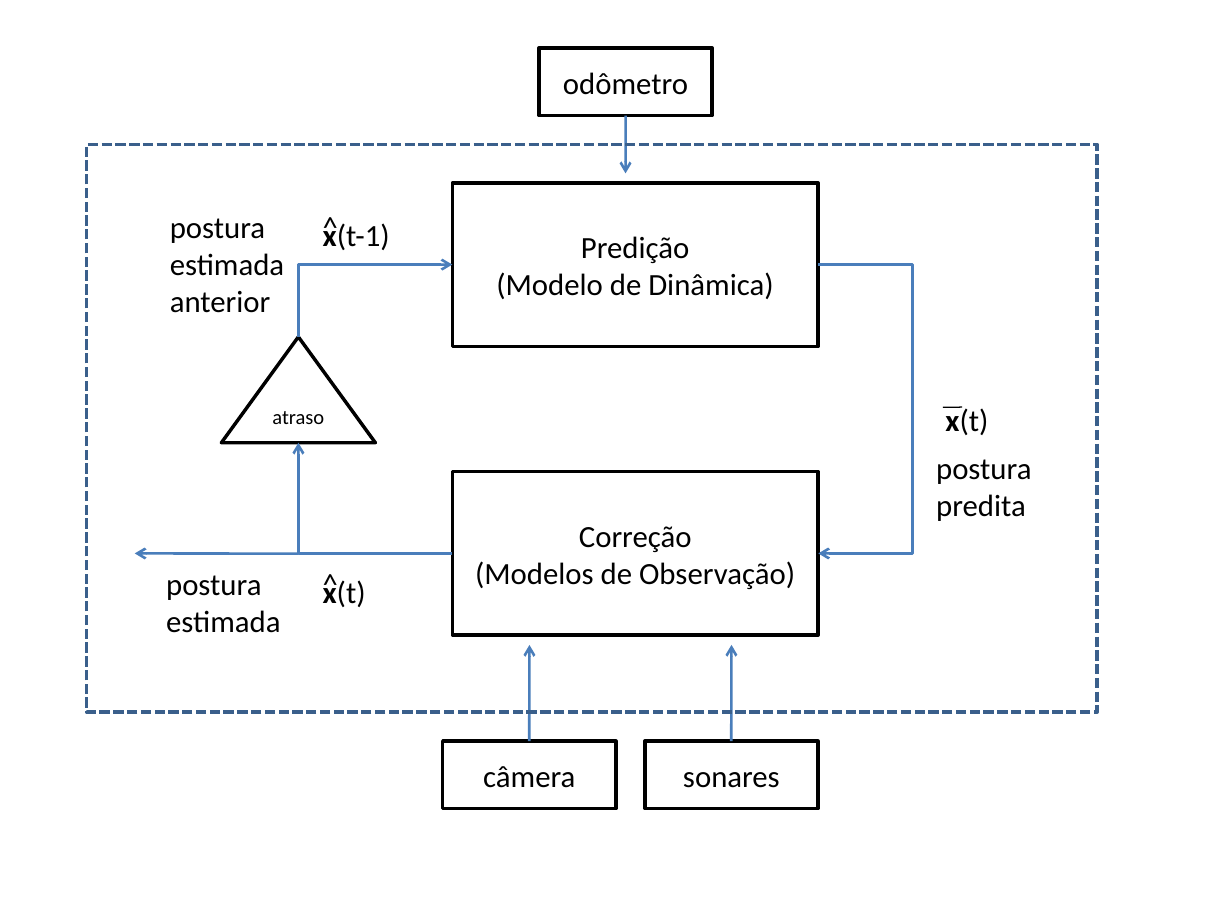
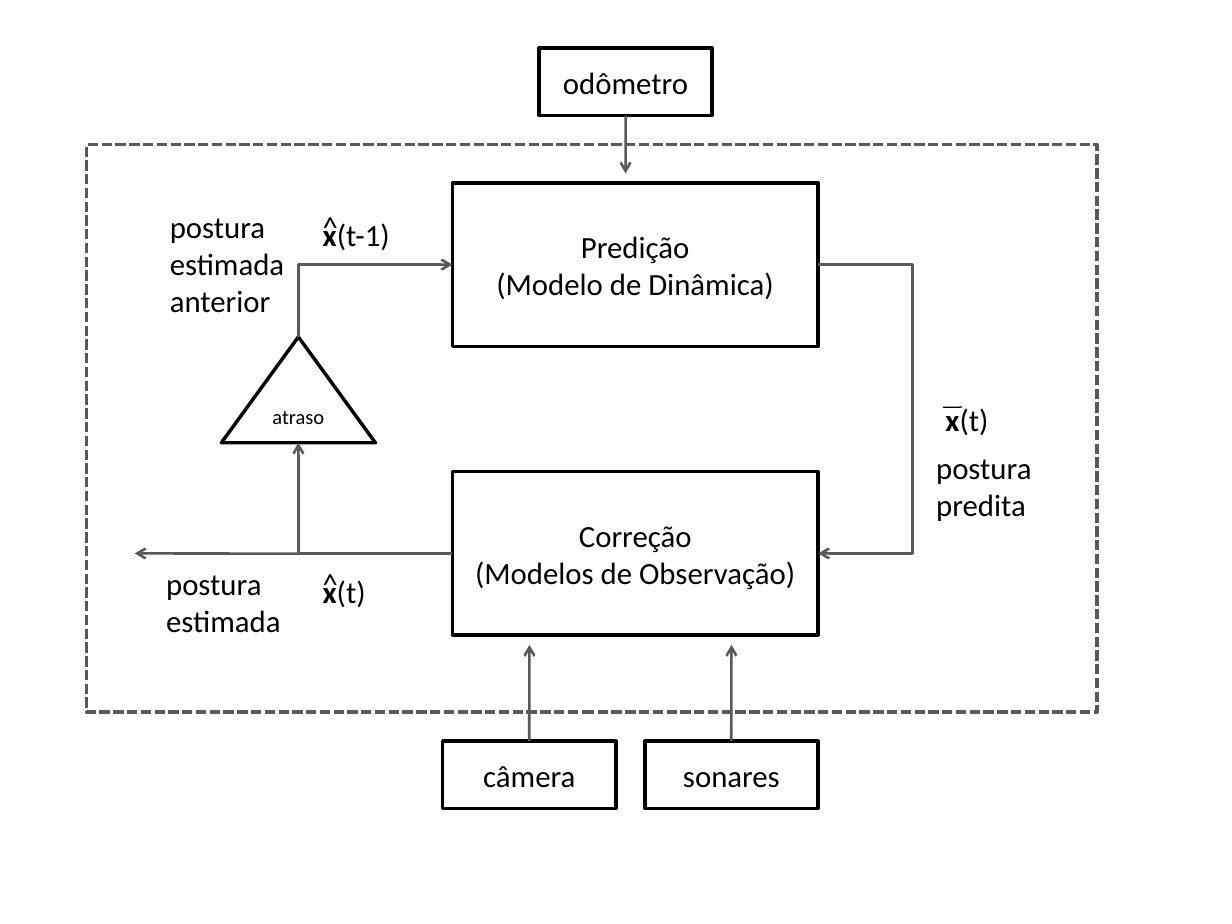
Before and after one commit to rafaelhdr/tccsauron, a slide deck: slide 3 of docs/arquiteturaGeral.pptx. Drawn at 1232x924 pixels with LibreOffice and Linux fonts; fonts in the diff are those of the drawing. Boxes give left, top, right and bottom in pixels: in the first picture for what was removed or moved away, otherwise in the second. Text is boxed around its words. In the diff, an @@ line names an element or a change of style, - is before the commit and + after.

```diff
--- a/docs/arquiteturaGeral.pptx
+++ b/docs/arquiteturaGeral.pptx
@@ arrow (626, 116) - (626, 174): stroke #4B7EBC 1.5 pt to #595959 1.5 pt @@
@@ rectangle at [86, 144, 1096, 712]: outline #3A5F8C 2 pt dashed to #595959 2 pt dashed @@
@@ elbow arrow (298, 336) - (452, 265): stroke #4B7EBC 1.5 pt to #595959 1.5 pt @@
@@ elbow arrow (818, 265) - (818, 553): stroke #4B7EBC 1.5 pt to #595959 1.5 pt @@
@@ elbow arrow (452, 553) - (298, 442): stroke #4B7EBC 1.5 pt to #595959 1.5 pt @@
@@ arrow (298, 553) - (134, 553): stroke #4B7EBC 1.5 pt to #595959 1.5 pt @@
@@ arrow (530, 742) - (530, 646): stroke #4B7EBC 1.5 pt to #595959 1.5 pt @@
@@ arrow (732, 742) - (732, 644): stroke #4B7EBC 1.5 pt to #595959 1.5 pt @@
```
Also in this commit, not shown: 2 other slides changed, 8 other files.
